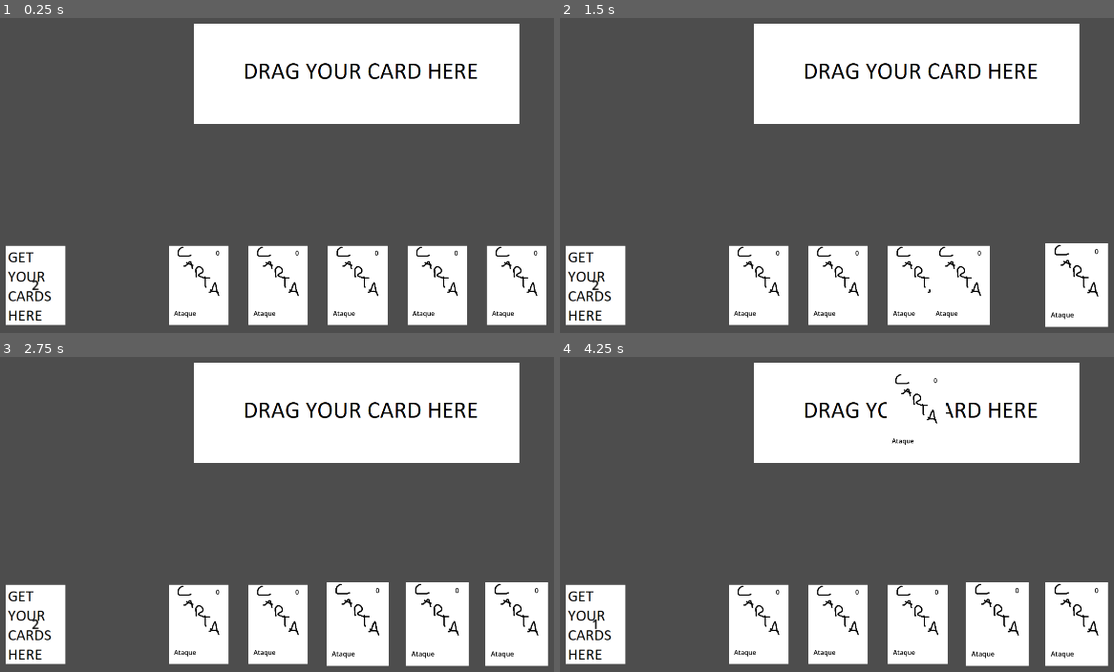
Above: before the commit, frames 1-4 (two rows, left to right).
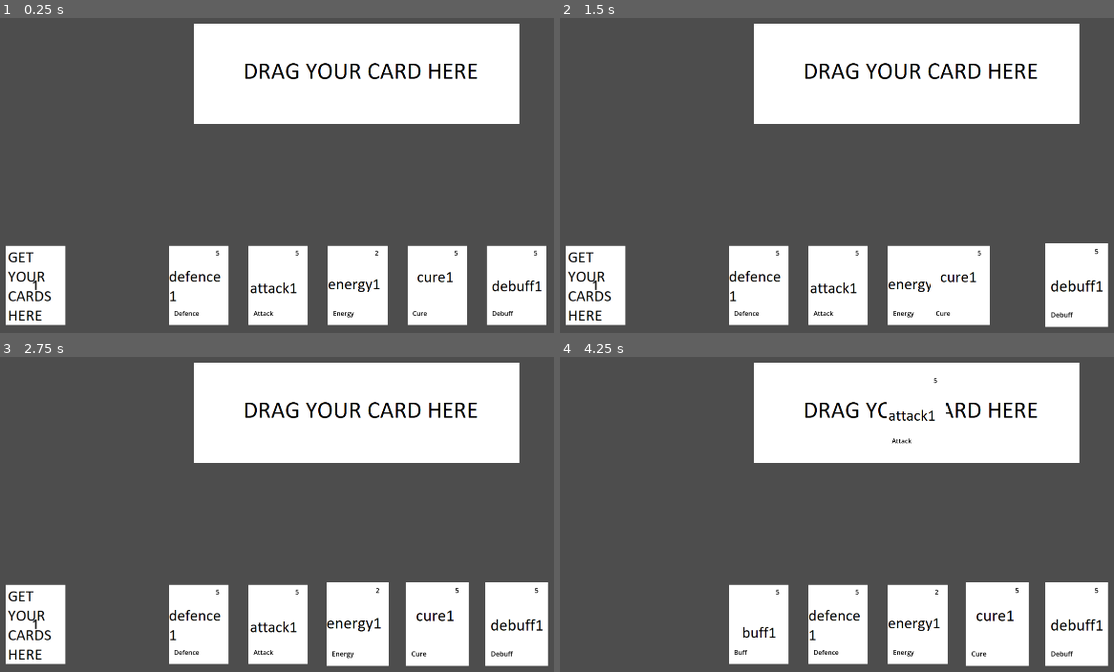
Above: after the commit, the same moments.

Repository: thenickfer/GamblersGambit
Game: Godot game, scene res://Scenes/CardScene.tscn
The game is run twice, just before and just after one commit, with the same random seed, the same clock (stepped at 60 frames per second) and the same inputs. The project has no main scene, so this scene is started directly.
Inputs (mouse positions are in pixels of both pictures, inside the frame that each line leads up to):
- Up to frame 1 (0.25 s): no input
- Up to frame 2 (1.5 s): tap Enter at 0.5 s; drag from (1075, 285) to (837, 285) at 0.52 s; drag from (997, 285) to (759, 285) at 1.27 s
- Up to frame 3 (2.75 s): move the mouse to (360, 624) at 2.02 s; click (360, 624) at 2.17 s
- Up to frame 4 (4.25 s): tap Space at 2.75 s; drag from (837, 624) to (914, 413) at 2.77 s; drag from (837, 624) to (914, 413) at 3.52 s

The runs differ from the first frame. In frame 1, 1.6% of the frame differs, in the area x 5-98%, y 72-96%; in frame 2, 1.6%; in frame 3, 1.7%; in frame 4, 4.7%, in the area x 1-99%, y 5-98%.

Commit message:
fix: logica do card_db alterada | add: imagens basicas de cartas exemplo e agora as cartas corretas sao mostradas

Diff:
--- a/Scripts/card_db.gd
+++ b/Scripts/card_db.gd
@@ -1,11 +1,10 @@
+enum CardType {ATTACK, DEFENCE, CURE, BUFF, DEBUFF, ENERGY}
+
 const CARDS = { # Action, Effect
-	#0: Attack | 1: Defence | 2: Cure
-	#3: Buff (Special Effect)
-	#4: Debuff (Special Effect) | 5: Energy
-	"Attack1" = [0, 5],
-	"Defence1" = [1, 5],
-	"Cure1" = [2, 5],
-	"Buff1" = [3, 5], # Não sei o que 5 quer dizer nesse caso
-	"Debuff1" = [4, 5], #Nem aqui
-	"Energy1" = [5, 2]
+	"Attack1" : [CardType.ATTACK, 5],
+	"Defence1" : [CardType.DEFENCE, 5],
+	"Cure1" : [CardType.CURE, 5],
+	"Buff1" : [CardType.BUFF, 5], # Não sei o que 5 quer dizer nesse caso
+	"Debuff1" : [CardType.DEBUFF, 5], #Nem aqui
+	"Energy1" : [CardType.ENERGY, 2]
 }
--- a/Scripts/deck.gd
+++ b/Scripts/deck.gd
@@ -4,28 +4,31 @@
 const CARD_DRAW_SPEED = 0.2
 const PLAYER_HAND_SIZE = 5
 
-var player_deck = ["Exemplo0", "Exemplo1", "Exemplo2", "Exemplo3", "Exemplo4", "Exemplo5", "Exemplo6"]
+var player_deck = ["Attack1", "Defence1", "Cure1", "Buff1", "Debuff1", "Energy1"]
 var card_database_reference
 
 #collision layer do deck = 4
 
 # Called when the node enters the scene tree for the first time.
 func _ready() -> void:
+	card_database_reference = preload("res://Scripts/card_db.gd")
 	for i in range (PLAYER_HAND_SIZE):
 		draw_card()
 	$RichTextLabel.text = str(player_deck.size())
-	card_database_reference = preload("res://Scripts/card_db.gd")
 
 func draw_card():
 
 	if ($"../PlayerHand".player_hand.size()<5):
 		var card_drawn_index = randi_range(0, player_deck.size()-1)
-		var card_drawn = player_deck[card_drawn_index]
-		print(card_drawn) # REMOVER
-		player_deck.erase(card_drawn)
+		var card_drawn_name = player_deck[card_drawn_index]
+		#print(card_drawn_name) # REMOVER
+		player_deck.erase(card_drawn_name)
 		var card_scene = preload(CARD_SCENE_PATH)
 		var new_card = card_scene.instantiate()
-		#new_card.get_node
+		var card_image_path = str("res://Assets/Cards/" + card_drawn_name + ".png")
+		new_card.get_node("CardImage").texture = load(card_image_path)
+		new_card.get_node("Action").text = str(displayAction(card_database_reference.CARDS[card_drawn_name][0]))  # Talvez mudar isso no futuro
+		new_card.get_node("Value").text = str(card_database_reference.CARDS[card_drawn_name][1])
 		$"../CardManager".add_child(new_card)
 		new_card.name = "Card"
 		$"../PlayerHand".add_card_to_hand(new_card, CARD_DRAW_SPEED)
@@ -38,3 +41,19 @@
 		$RichTextLabel.visible = false
 
 	$RichTextLabel.text = str(player_deck.size())
+
+# Funcao usada para teste para mostrar a acao da carta em cima da carta
+func displayAction(actionValue):
+	match actionValue:
+		card_database_reference.CardType.ATTACK:
+			return "Attack"
+		card_database_reference.CardType.DEFENCE:
+			return "Defence"
+		card_database_reference.CardType.CURE:
+			return "Cure"
+		card_database_reference.CardType.BUFF:
+			return "Buff"
+		card_database_reference.CardType.DEBUFF:
+			return "Debuff"
+		card_database_reference.CardType.ENERGY:
+			return "Energy"
Binary file added: Assets/Cards/Attack1.png
Not shown, added: Assets/Cards/Attack1.png.import
Binary file added: Assets/Cards/Buff1.png
Not shown, added: Assets/Cards/Buff1.png.import
Binary file added: Assets/Cards/Cure1.png
Not shown, changed: Assets/Cards/Cure1.png.import
Binary file added: Assets/Cards/Debuff1.png
Not shown, added: Assets/Cards/Debuff1.png.import
Binary file added: Assets/Cards/Defence1.png
Not shown, added: Assets/Cards/Defence1.png.import
Binary file added: Assets/Cards/Energy1.png
Not shown, added: Assets/Cards/Energy1.png.import
(and 1 more such lines)
